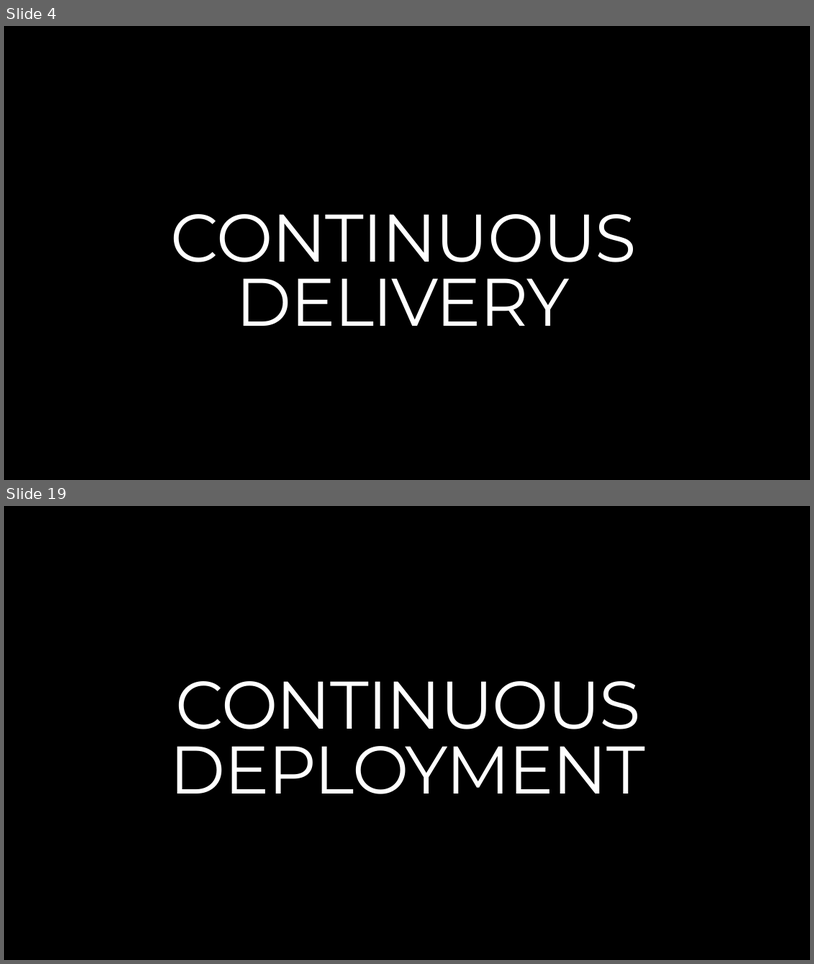
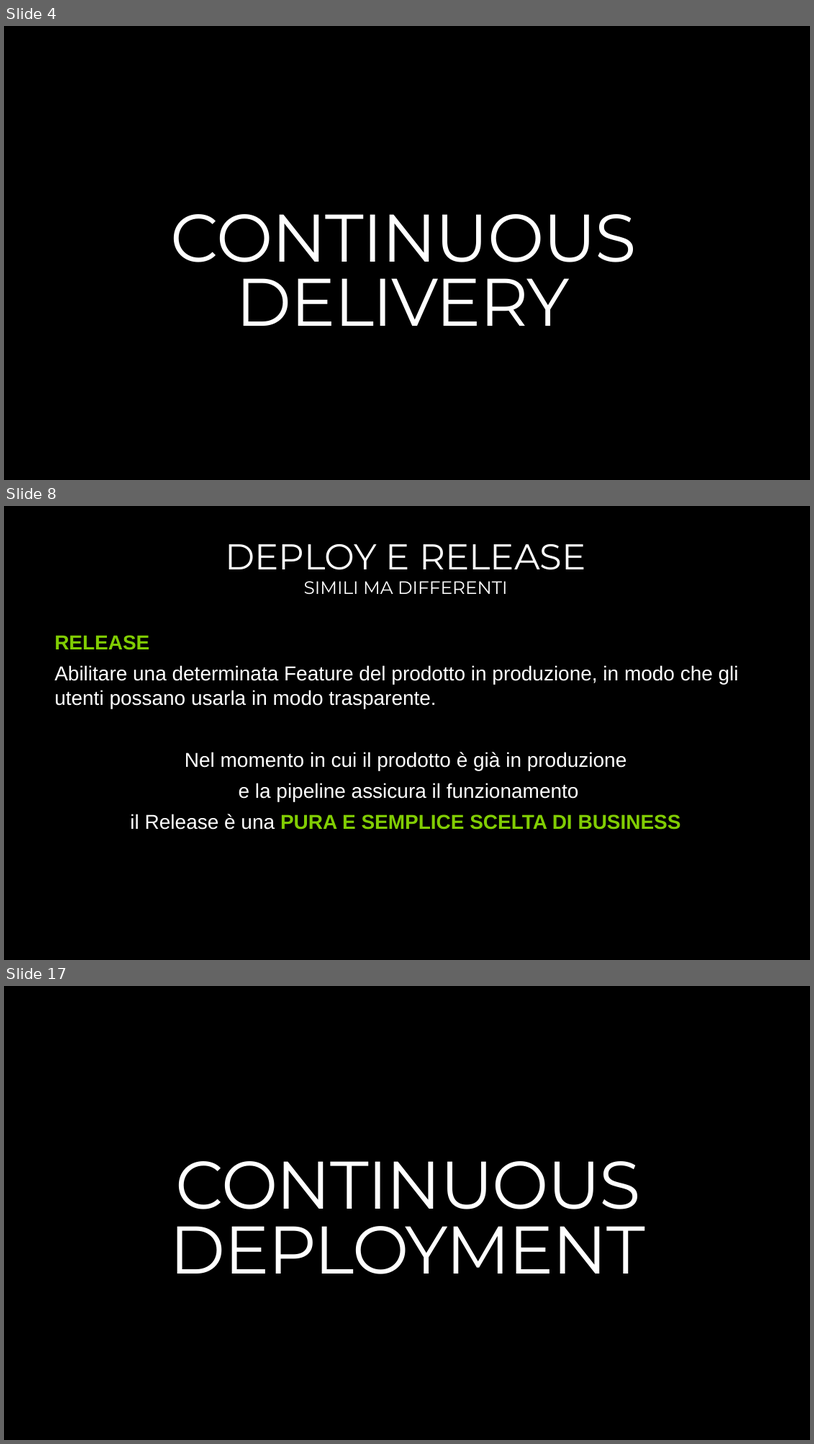
Before and after one commit to endless-upgrade/DevOpsHours, a slide deck: DEVOPS-3-TODO.pptx. Shown one above the other, each under a label of ours: slides 4 and 19 before the commit, slides 4, 8 and 17 after it; the slides between them are not shown. The pictures are 814x964 and 814x1444 pixels, drawn with LibreOffice and Linux fonts; fonts in the diff are those of the drawing; background and template pictures are left out. Boxes give left, top, right and bottom in pixels: in the first picture for what was removed or moved away, otherwise in the second. Text is boxed around its words. In the diff, an @@ line names an element or a change of style, - is before the commit and + after.

```diff
--- a/DEVOPS-3-TODO.pptx
+++ b/DEVOPS-3-TODO.pptx
@@ slide 8 added at box(4, 506, 810, 960), background #000000 @@
@@ title added at box(225, 544, 586, 570), 32 pt, text #FFFFFF @@
+DEPLOY E RELEASE
@@ subtitle added at box(304, 581, 507, 594), 16 pt, text #FFFFFF @@
+SIMILI MA DIFFERENTI
@@ text added at box(54, 635, 739, 829), 18 pt, text #FFFFFF @@
+RELEASE
+Abilitare una determinata Feature del prodotto in produzione, in modo che gli utenti possano usarla in modo trasparente.
+Nel momento in cui il prodotto è già in produzione
+e la pipeline assicura il funzionamento
+il Release è una PURA E SEMPLICE SCELTA DI BUSINESS
@@ what was slide 19 is now slide 17 @@
```
Also in this commit, not shown: 2 slides changed, 14 other slides added, 14 slides removed.
